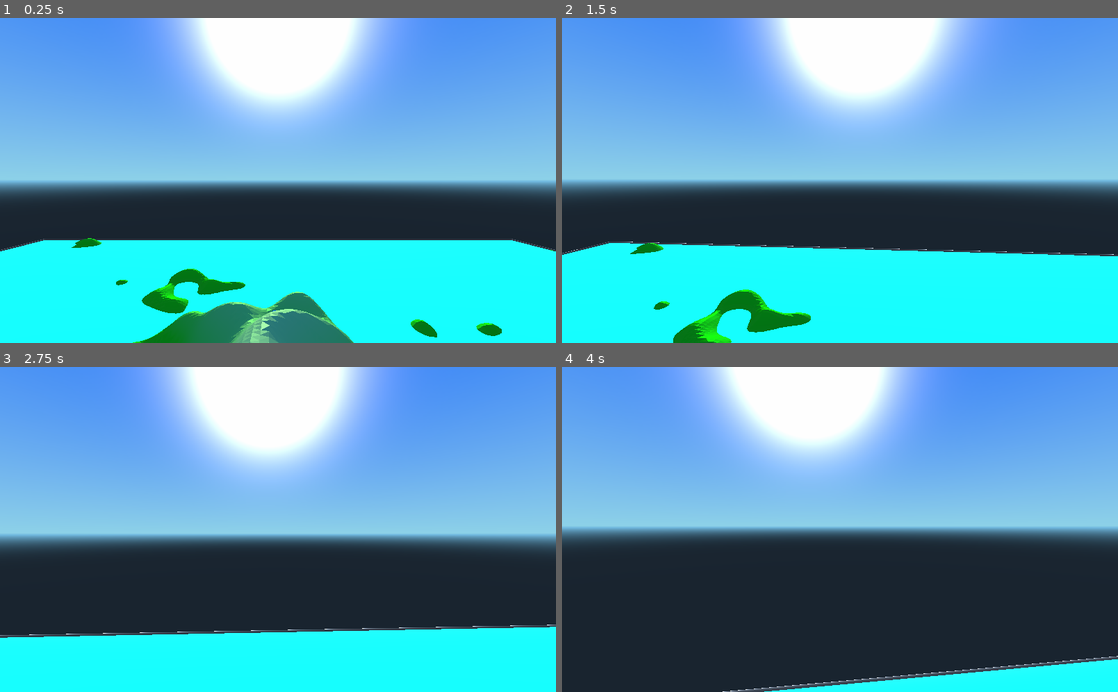
Above: before the commit, frames 1-4 (two rows, left to right).
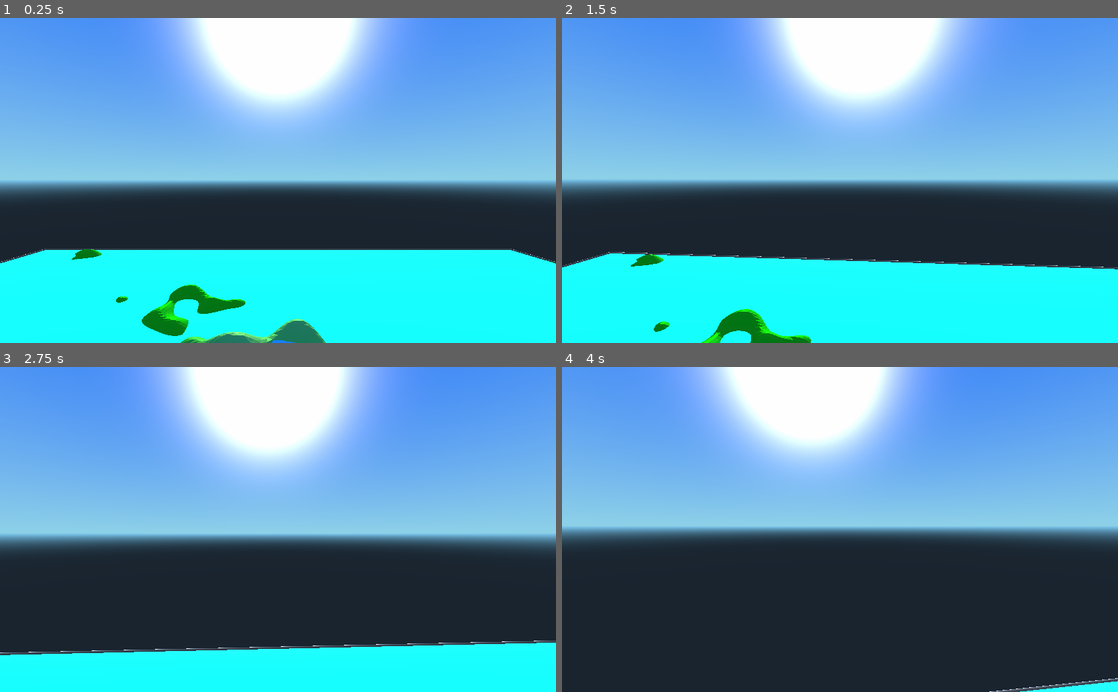
Above: after the commit, the same moments.

Repository: MichaelReel/Terrain_Scratch
Game: Godot game, scene res://Root.tscn
Two runs of this game, one before a commit and one after it. Both use one fixed random seed, a clock stepped at 60 frames per second and the inputs below.
Inputs (mouse positions are in pixels of both pictures, inside the frame that each line leads up to):
- Up to frame 1 (0.25 s): no input
- Up to frame 2 (1.5 s): tap Enter at 0.5 s; move the mouse to (867, 180) at 0.52 s; hold W (forward) from 0.53 s (still down); move the mouse to (812, 180) at 1.27 s
- Up to frame 3 (2.75 s): keep holding W (forward); move the mouse to (289, 523) at 2.02 s
- Up to frame 4 (4 s): keep holding W (forward); move the mouse to (834, 536) at 2.77 s; move the mouse to (878, 532) at 3.52 s

The runs differ from the first frame. In frame 1, 8.2% of the frame differs, in the area x 0-100%, y 67-100%; in frame 2, 6.1%; in frame 3, 5.5%; in frame 4, 3.6%.

Commit message:
Simplify root scene slighly by extracting the camera to another scene.

Diff:
--- a/Root.tscn
+++ b/Root.tscn
@@ -1,19 +1,15 @@
-[gd_scene load_steps=8 format=2]
+[gd_scene load_steps=7 format=2]
 
 [ext_resource path="res://trans_outline.shader" type="Shader" id=1]
 [ext_resource path="res://TerrainDemo.gd" type="Script" id=2]
 [ext_resource path="res://Land.material" type="Material" id=3]
-[ext_resource path="res://CameraControl.gd" type="Script" id=4]
+[ext_resource path="res://camera/flying.tscn" type="PackedScene" id=4]
 
 [sub_resource type="PlaneMesh" id=1]
 size = Vector2( 1, 1 )
 
 [sub_resource type="ShaderMaterial" id=2]
 shader = ExtResource( 1 )
-
-[sub_resource type="CapsuleShape" id=3]
-radius = 2.0
-height = 2.0
 
 [node name="Root" type="Spatial"]
 
@@ -30,15 +26,5 @@
 transform = Transform( -1, 6.18173e-08, -6.18173e-08, 0, 0.707107, 0.707107, 8.74228e-08, 0.707107, -0.707107, 0, 0, 0 )
 light_color = Color( 0.974685, 0.976563, 0.736237, 1 )
 
-[node name="CameraControl" type="KinematicBody" parent="."]
-transform = Transform( 1, 0, 0, 0, 1, 0, 0, 0, 1, 0, 128, 0 )
-script = ExtResource( 4 )
-
-[node name="CameraMount" type="Spatial" parent="CameraControl"]
-
-[node name="Camera" type="Camera" parent="CameraControl/CameraMount"]
-far = 1024.0
-
-[node name="CollisionShape" type="CollisionShape" parent="CameraControl"]
-transform = Transform( 1, 0, 0, 0, -4.37114e-08, -1, 0, 1, -4.37114e-08, 0, 0, 0 )
-shape = SubResource( 3 )
+[node name="FlyingCamera" parent="." instance=ExtResource( 4 )]
+transform = Transform( 1, 0, 0, 0, 1, 0, 0, 0, 1, 0, 150, 0 )
--- /dev/null
+++ b/camera/flying.tscn
@@ -0,0 +1,17 @@
+[gd_scene load_steps=3 format=2]
+
+[ext_resource path="res://camera/CameraControl.gd" type="Script" id=1]
+
+[sub_resource type="CapsuleShape" id=1]
+
+[node name="FlyingCamera" type="KinematicBody"]
+script = ExtResource( 1 )
+
+[node name="CameraMount" type="Spatial" parent="."]
+
+[node name="Camera" type="Camera" parent="CameraMount"]
+far = 1024.0
+
+[node name="CollisionShape" type="CollisionShape" parent="."]
+transform = Transform( 1, 0, 0, 0, -4.37114e-08, -1, 0, 1, -4.37114e-08, 0, 0, 0 )
+shape = SubResource( 1 )
Renamed: CameraControl.gd -> camera/CameraControl.gd
